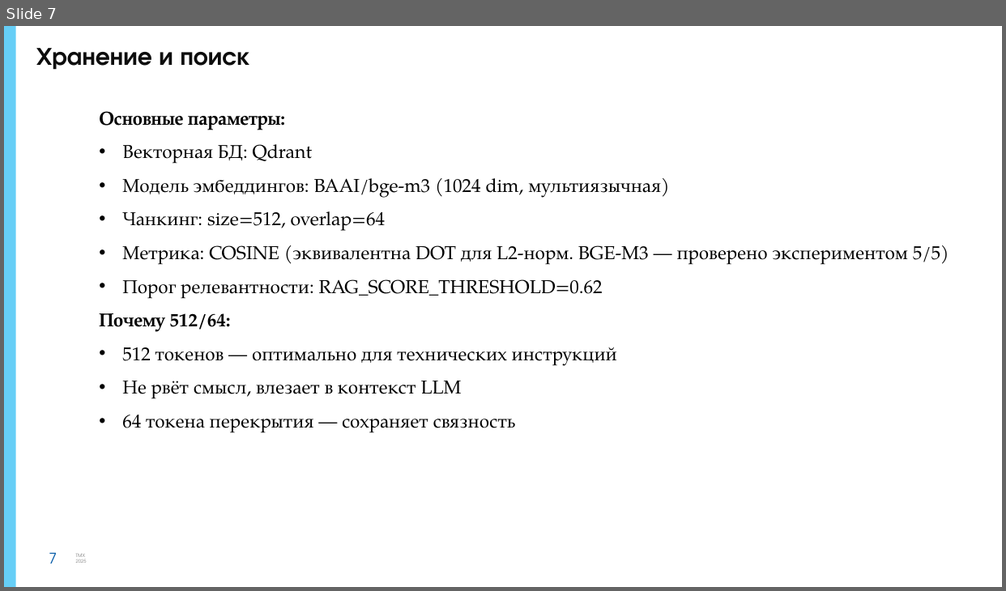
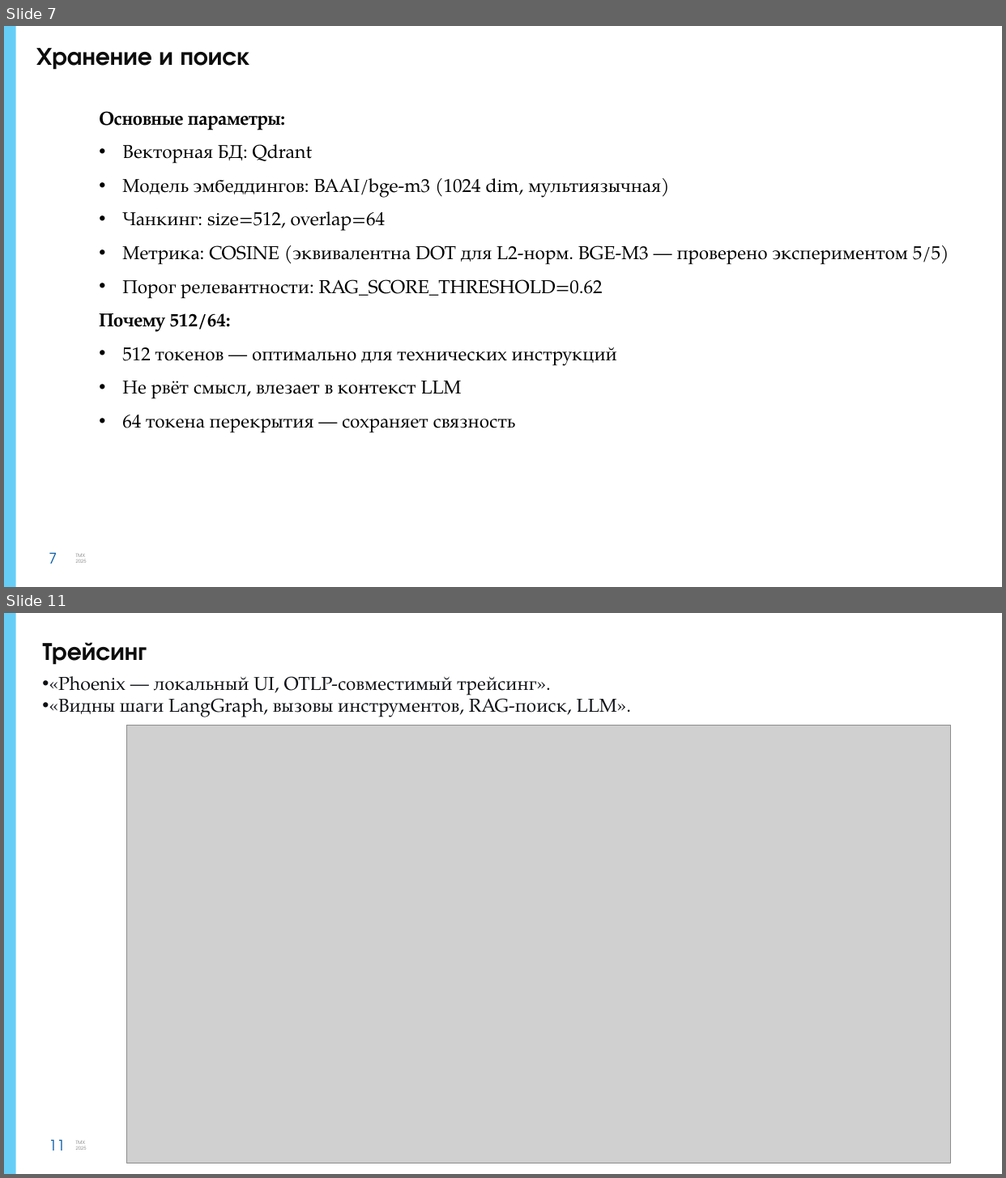
Before and after one commit to ssdanilenko-glitch/II_assistant_final, a slide deck: docs/presentation.pptx. Shown one above the other, each under a label of ours: slide 7 before the commit, slides 7 and 11 after it; the slides between them are not shown. The pictures are 1006x591 and 1006x1178 pixels, drawn with LibreOffice and Linux fonts; fonts in the diff are those of the drawing; grey boxes stand for pictures; background and template pictures are left out. Boxes give left, top, right and bottom in pixels: in the first picture for what was removed or moved away, otherwise in the second. Text is boxed around its words. In the diff, an @@ line names an element or a change of style, - is before the commit and + after.

```diff
--- a/docs/presentation.pptx
+++ b/docs/presentation.pptx
@@ slide 11 added at (4,613,1002,1174), background #FFFFFF; not listed: 3 template elements that a slide beside it also shows @@
@@ rectangle added at (42,640,685,725), fill #FFFFFF, 18 pt, text #0F1115 @@
+• «Phoenix — локальный UI, OTLP-совместимый трейсинг».
+• «Видны шаги LangGraph, вызовы инструментов, RAG-поиск, LLM».
@@ title added at (43,642,147,665), 24 pt, text #0D0D0D, bold @@
+Трейсинг
@@ picture added at (127,726,950,1164) @@
```
Also in this commit, not shown: 10 slides changed, 1 slide removed, 37 other files.
